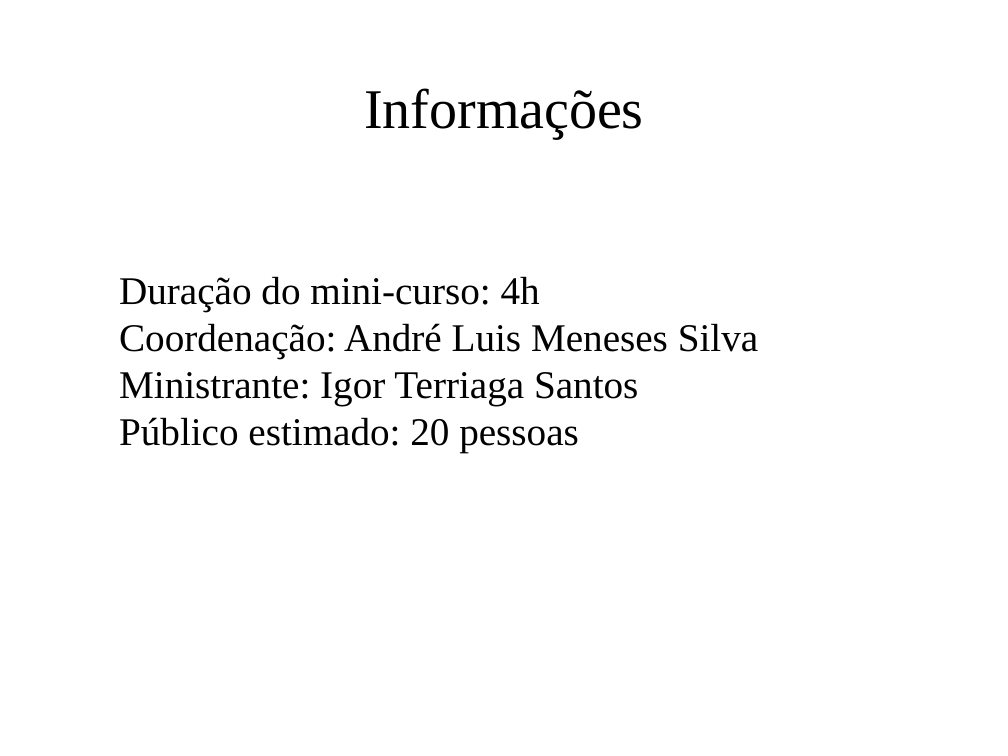
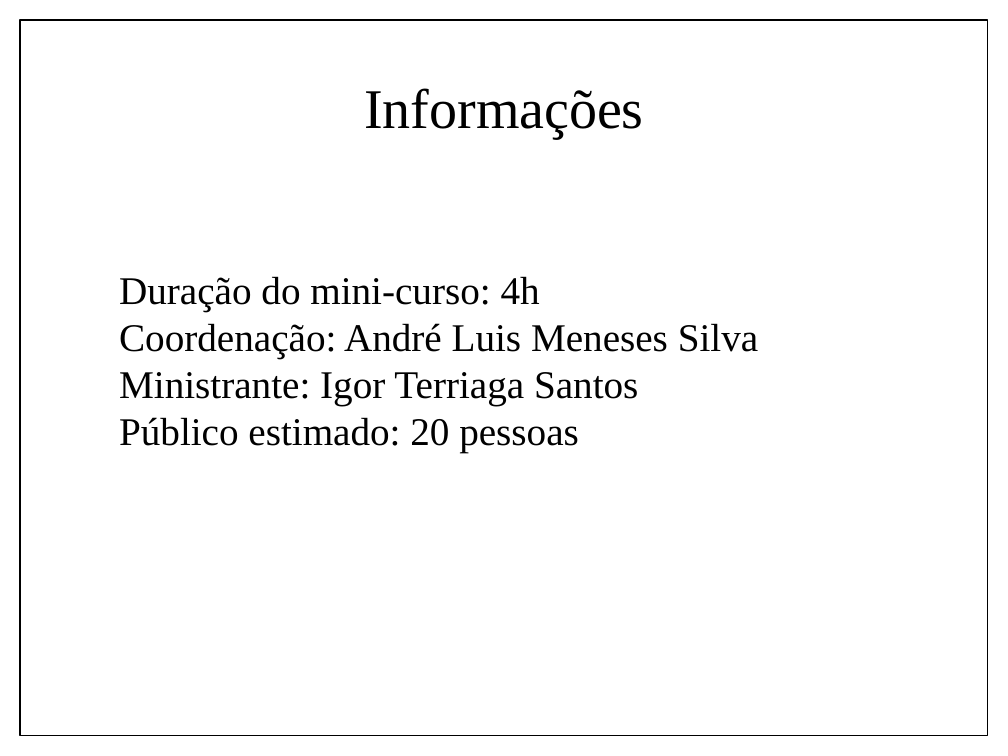
Before and after one commit to IgorSantos1996/MathwithPython, a slide deck: slide 4 of MatematicaPython.pptx. Drawn at 1008x756 pixels with LibreOffice and Linux fonts; fonts in the diff are those of the drawing. Boxes give left, top, right and bottom in pixels: in the first picture for what was removed or moved away, otherwise in the second. Text is boxed around its words. In the diff, an @@ line names an element or a change of style, - is before the commit and + after.

```diff
--- a/MatematicaPython.pptx
+++ b/MatematicaPython.pptx
@@ rectangle added at bbox=[20, 20, 988, 736], fill #FFFFFF, outline #000000 1 pt @@
```
Also in this commit, not shown: 9 other slides changed, 5 slides added, 1 other file.
